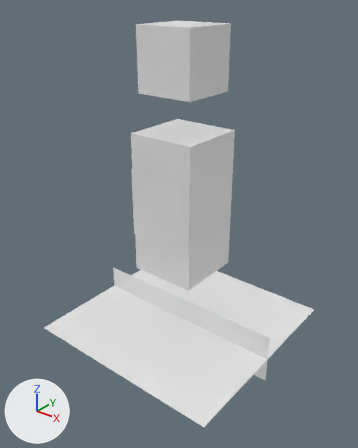
The Blender file media/npc/cuboid-character.blend, before and after one commit.
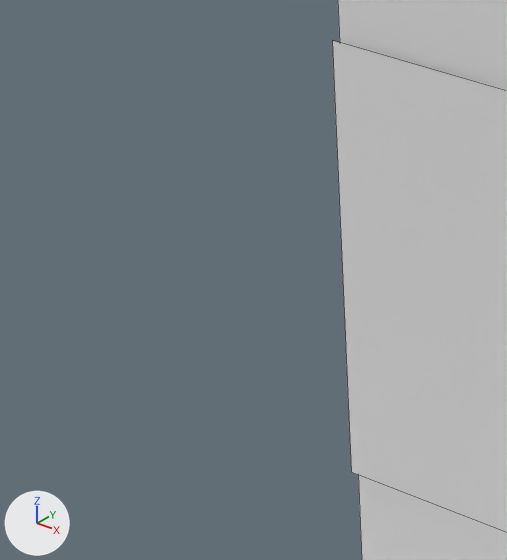
Each version is shown whole from a 50 mm lens placed at (1.95, -2.49, 2.37), pointed at (0.01, -0.06, 0.86), then close up on the part from 23% to 44% of the width and 36% to 55% of the height. Every picture has the same lights, and +X, +Y and +Z are marked at lower left. The close-ups show mesh edges as thin lines.

Objects in the first close-up: 'cuboid-character-mesh'.
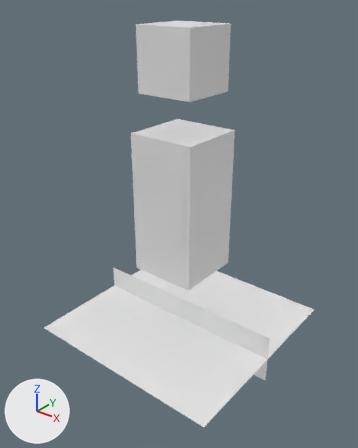
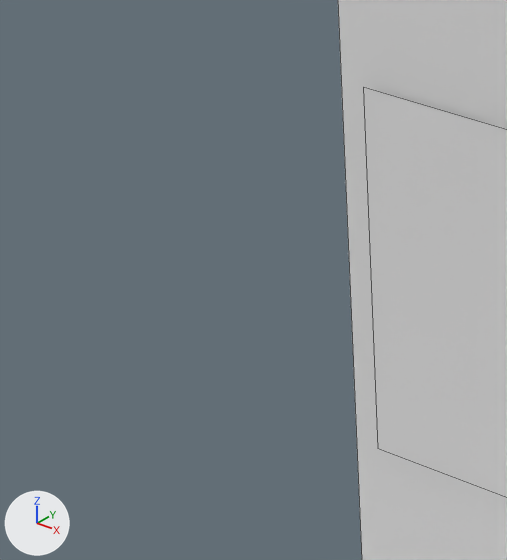
Location of each change, (x1, y1, x2, y2) in pixels of the close-ups (507 x 560 px; the box of a moved part takes in the faces that stretch with it):
'cuboid-character-mesh', reshaped: before (332, 0, 507, 560); after (338, 0, 507, 560)
part 1 of me_cube_003, moved or reshaped: before (332, 41, 507, 532); after (363, 87, 507, 498)

What changed in the scene script:
```text
Change me_cube_003:
    where me_cube_003.from_pydata(...)  # 32 vertices, 16 faces; spans x -0.75..0.75, y -0.75..0.75, z -0.17..2.15
    used by ob_cuboid_character_mesh; location = (0.0, 0.0, 0.0)
    me_cube_003 part 1
    me_cube_003.vertices[24].co: (0.24, -0.25, 1.26) -> (0.2, -0.25, 1.22)
    me_cube_003.vertices[25].co: (-0.24, -0.25, 1.26) -> (-0.2, -0.25, 1.22)  # pixel (332, 40) -> pixel (363, 87)
    me_cube_003.vertices[26].co: (0.24, -0.25, 0.78) -> (0.2, -0.25, 0.82)
    me_cube_003.vertices[27].co: (-0.24, -0.25, 0.78) -> (-0.2, -0.25, 0.82)  # pixel (351, 472) -> pixel (377, 448)
```
